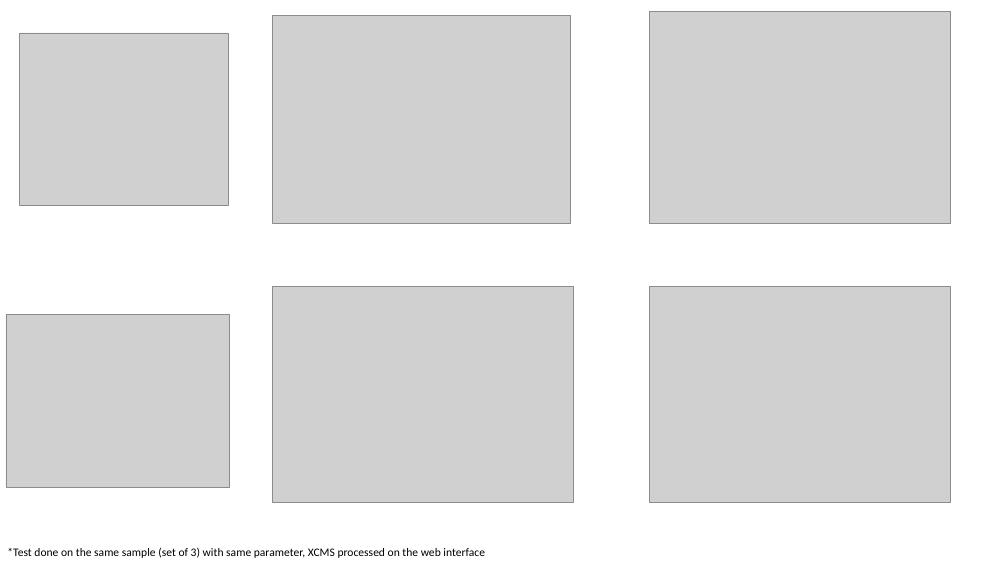
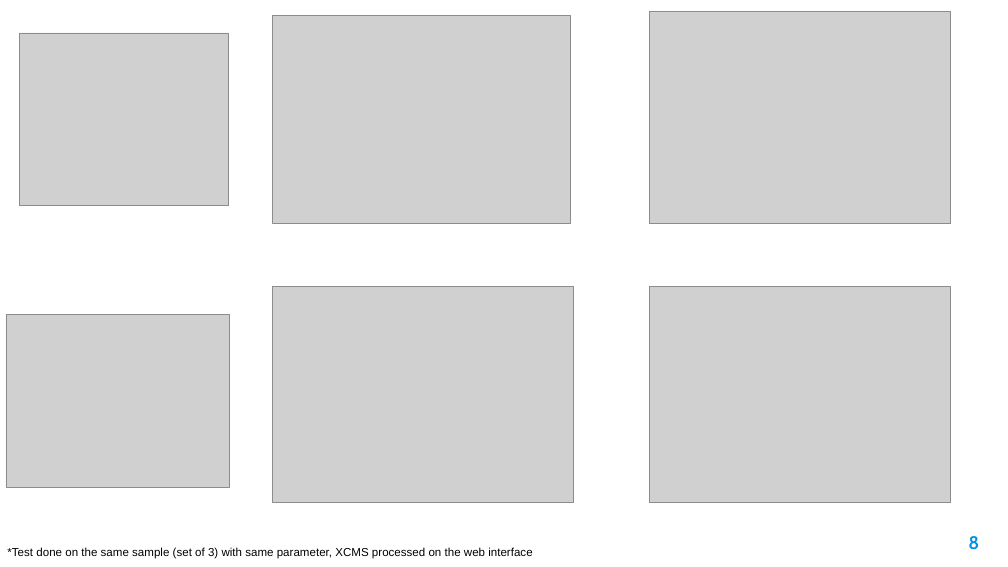
Before and after one commit to XiminHu/mass-suite, a slide deck: slide 8 of doc/20210326 ACS presentation.pptx (slide 9 before the commit). Drawn at 1008x567 pixels with LibreOffice and Linux fonts; fonts in the diff are those of the drawing; grey boxes stand for pictures; background and template pictures are left out. Boxes give left, top, right and bottom in pixels: in the first picture for what was removed or moved away, otherwise in the second. Text is boxed around its words. In the diff, an @@ line names an element or a change of style, - is before the commit and + after.

```diff
--- a/doc/20210326 ACS presentation.pptx
+++ b/doc/20210326 ACS presentation.pptx
@@ page number added at <box>968,536,979,550</box>, 17.3 pt, text #0091EA, bold @@
+8
@@ text "*Test done on the same ..." at <box>7,547,532,559</box>: font Calibri to Arial @@
```
Also in this commit, not shown: 18 other slides changed, 3 slides added, 3 slides removed, 13 other files.
